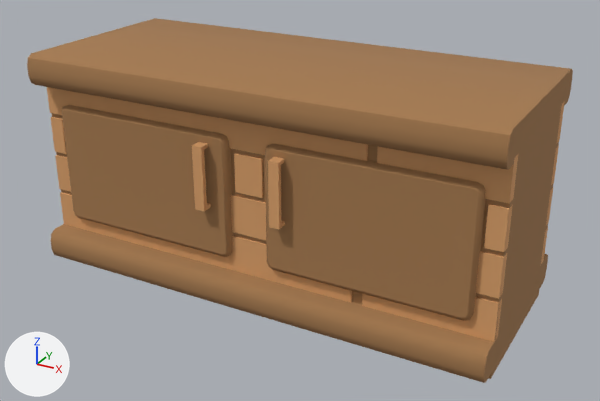
The FBX model Assets/Graphics/Models/Cabinets/Counter_Doors.fbx: old version first, new version second.
Camera for both pictures: a 50 mm lens placed at (3.19, -5.68, 3.56), pointed at (0.1, -0.05, 0.75). The axes (+X, +Y, +Z) are drawn at lower left. The lights are the same throughout. Where no turn or scale is listed for an object, it has been applied to the vertices.

In view in the first picture: 'Environment_Counter_Doors'.
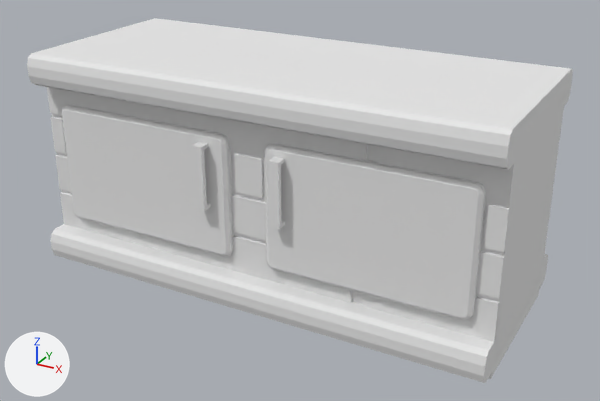
Pixel boxes [x1, y1, x2, y2] of what changed, in the pictures (600 x 401 px):
```json
{"object": "Environment_Counter_Doors", "change": "recoloured", "before": [27, 18, 573, 383], "after": [27, 18, 573, 383], "on screen": "brown to grey"}
```

The change, as JSON lines over the scene's bpy script:
```json
{"op": "add", "block": "mat_atlas_004", "code": ["mat_atlas_004 = principled_material('Atlas.004')", "mat_atlas_004.base_color = (0.8, 0.8, 0.8)  # white #e7e7e7", "mat_atlas_004.roughness = 1.0"]}
{"block": "me_environment_counter_doors", "where": "me_environment_counter_doors.from_pydata(...)  # 382 vertices, 306 faces; spans x -2.0..2.0, y -0.88..0.88, z 0.0..1.92"}
{"op": "remove", "block": "me_environment_counter_doors", "code": "me_environment_counter_doors.materials.append(mat_atlas)  # picture img_sushi_atlas_png"}
{"op": "add", "block": "me_environment_counter_doors", "code": "me_environment_counter_doors.materials.append(mat_atlas_004)  # white #e7e7e7"}
```
